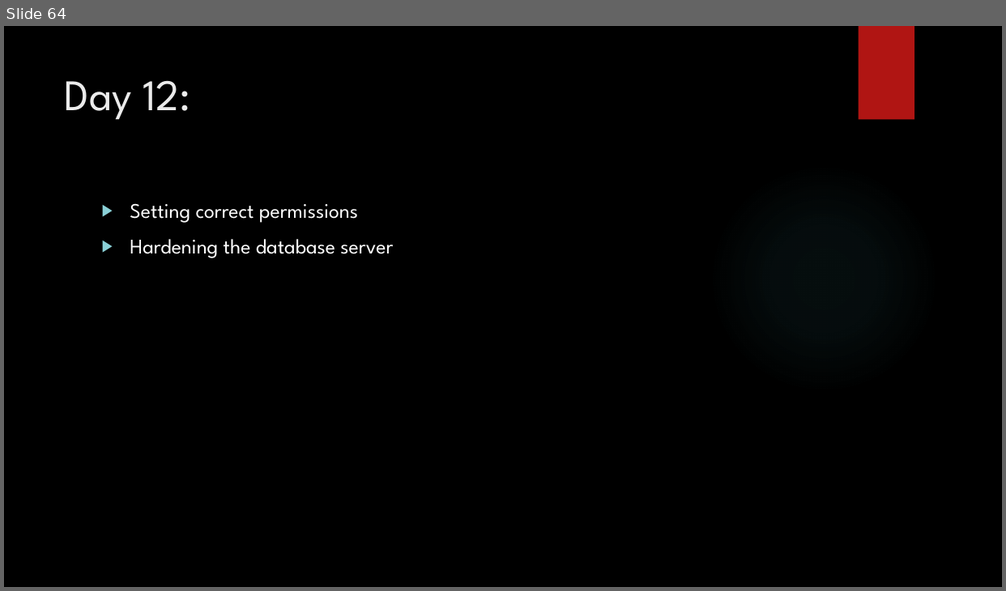
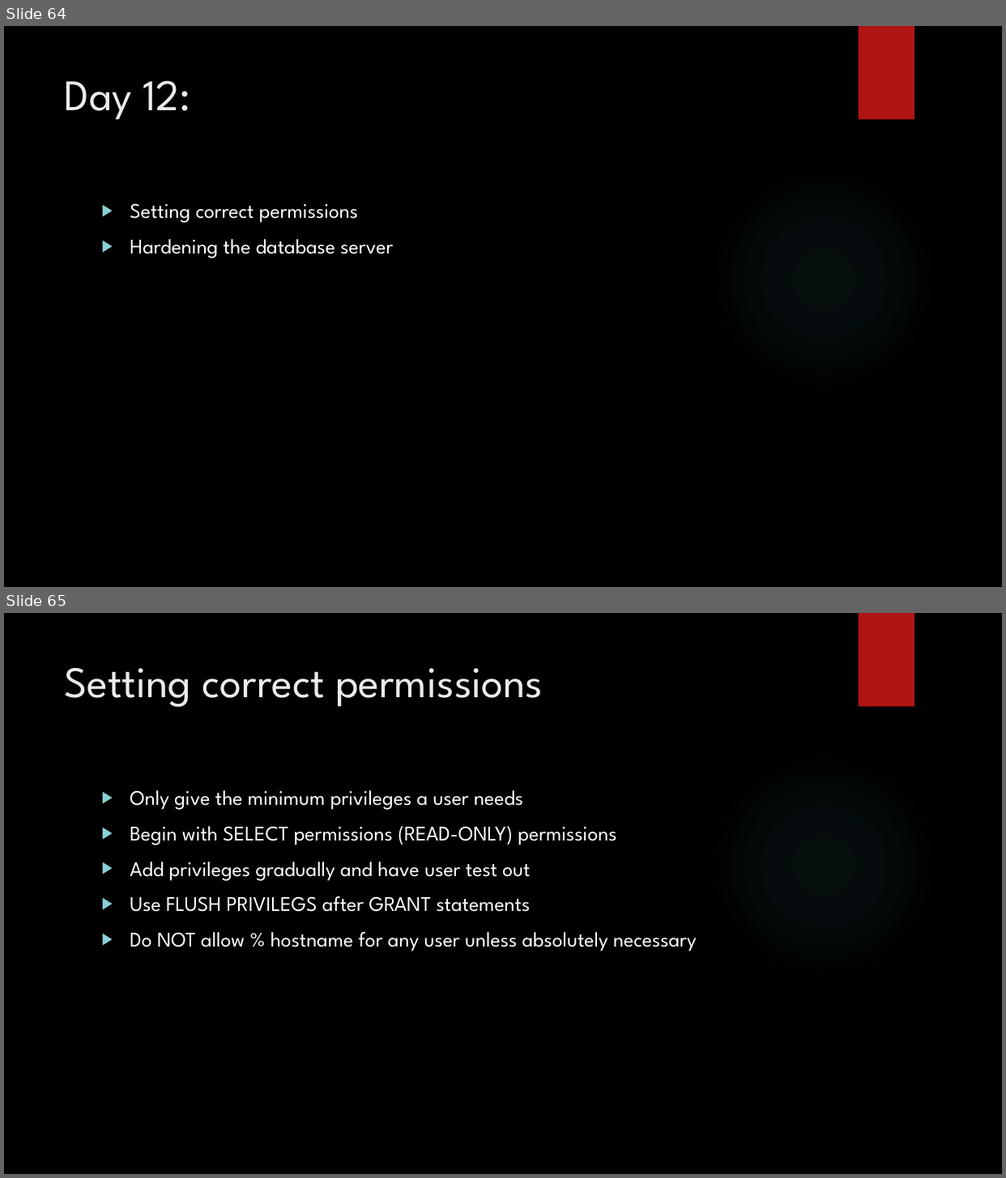
Before and after one commit to zedfoxus/database-bootcamp, a slide deck: Presentation/Database-Bootcamp-Presentation.pptx. Shown one above the other, each under a label of ours: slide 64 before the commit, slides 64 and 65 after it. The pictures are 1006x591 and 1006x1178 pixels, drawn with LibreOffice and Linux fonts; fonts in the diff are those of the drawing; background and template pictures are left out. Boxes give left, top, right and bottom in pixels: in the first picture for what was removed or moved away, otherwise in the second. Text is boxed around its words. In the diff, an @@ line names an element or a change of style, - is before the commit and + after.

```diff
--- a/Presentation/Database-Bootcamp-Presentation.pptx
+++ b/Presentation/Database-Bootcamp-Presentation.pptx
@@ slide 65 added at (x1=4, y1=613, x2=1002, y2=1174), background picture (left out); not listed: 2 template elements that a slide beside it also shows @@
@@ title added at (x1=65, y1=667, x2=543, y2=707), 42 pt, text #EBEBEB @@
+Setting correct permissions
@@ text added at (x1=130, y1=790, x2=697, y2=952), 20 pt, text #FFFFFF @@
+▶ Only give the minimum privileges a user needs
+▶ Begin with SELECT permissions (READ-ONLY) permissions
+▶ Add privileges gradually and have user test out
+▶ Use FLUSH PRIVILEGS after GRANT statements
+▶ Do NOT allow % hostname for any user unless absolutely necessary
```
Also in this commit, not shown: 2 other slides added.
